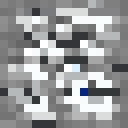
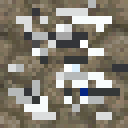
Layered file, before and after one edit (w=128, h=128). Changes by layer:
painted on "Layer 1 copy", masked it over [0, 0, 128, 128]
added layer "stone" above "Layer 1" over [0, 0, 128, 128]
hid "Layer 1" over [0, 0, 128, 128]
